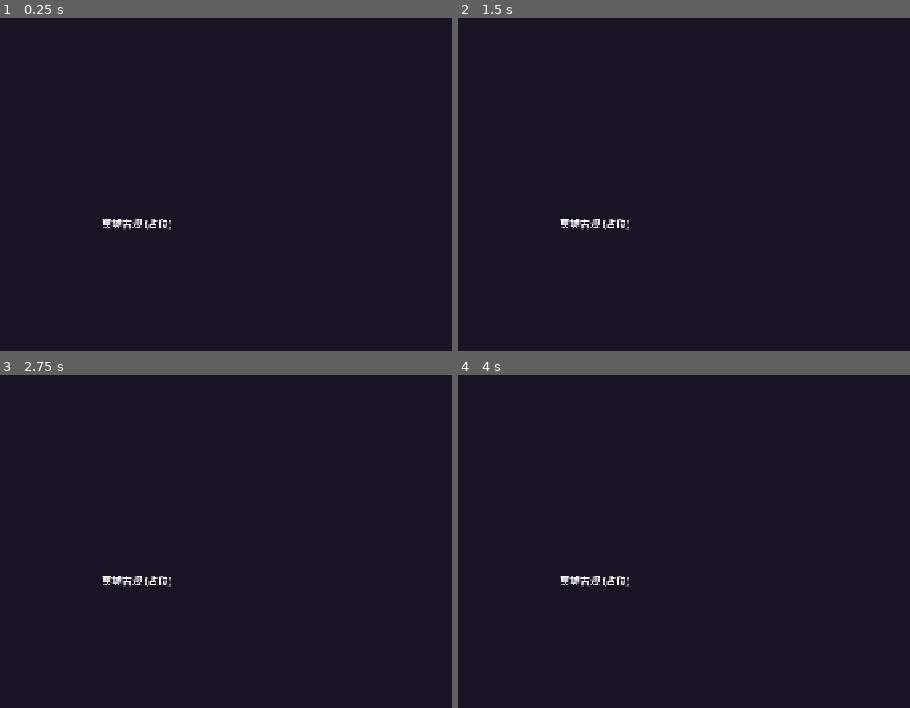
Above: before the commit, frames 1-4 (two rows, left to right).
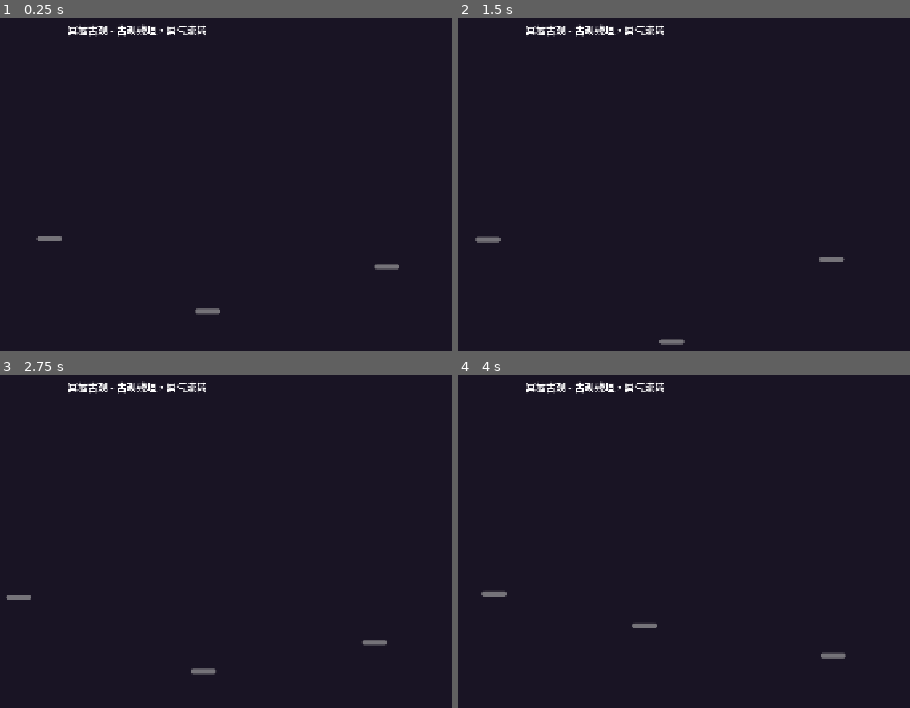
Above: after the commit, the same moments.

Repository: StarsPlanGame/Ethereia-Game
Game: Godot game, scene res://scenes/maps/NetherTemple.tscn
Same seed, same stepped clock (60 frames per second), same inputs: the game is played once before the commit and once after it. This scene is started directly instead of the project's main scene.
Inputs (mouse positions are in pixels of both pictures, inside the frame that each line leads up to):
- Up to frame 1 (0.25 s): no input
- Up to frame 2 (1.5 s): tap Enter at 0.5 s; move the mouse to (769, 207) at 0.52 s; hold D (move_right) 0.53-1.28 s; tap J (attack) at 0.6 s; click (769, 207) at 0.67 s; tap E (interact) at 0.8, 1.35 s; tap Space at 1.25 s; move the mouse to (outside the picture) at 1.27 s; hold S (move_down) from 1.28 s (still down)
- Up to frame 3 (2.75 s): tap J (attack) at 1.55, 2.1 s; move the mouse to (216, 488) at 2.02 s; release S (move_down) at 2.03 s; hold D (move_right) from 2.03 s (still down); tap E (interact) at 2.3 s
- Up to frame 4 (4 s): move the mouse to (552, 678) at 2.77 s; release D (move_right) at 2.78 s; hold W (move_up) 2.78-3.53 s; tap E (interact) at 2.85, 3.8 s; click (552, 678) at 2.92 s; tap J (attack) at 3.05 s; move the mouse to (833, 654) at 3.52 s; hold A (move_left) from 3.53 s (still down); hold Q (open_quest) from 3.53 s (still down)

The runs differ from the first frame. In frame 1, 1.1% of the frame differs, in the area x 7-89%, y 1-90%; in frame 2, 1.1%; in frame 3, 1.1%; in frame 4, 1.1%.

Commit message:
feat: 添加冥墟古观关卡内容与任务链
新增了两只敌方单位场景、冥墟古观地图场景，补充敌人与任务配置数据
实现剧情触发器系统与自动任务推进逻辑，添加互动传送点任务触发功能
完善存档系统的剧情标记存储，新增阶段5流程自检测试脚本
更新NPC对话文本与效果，添加壁画与祭台互动剧情

Diff:
--- a/data/dialogues.json
+++ b/data/dialogues.json
@@ -89,11 +89,12 @@
       {
         "id": "start",
         "speaker": "沈青萝",
-        "text": "灵草采到了，多谢你。这些灵石和丹药收下吧，对你修行有所助益。",
+        "text": "灵草采到了，多谢你。这些灵石和丹药收下吧，对你修行有所助益。近来山林妖兽频现，你若方便可去山林深处查探一番。",
         "next": "end",
         "effects": [
           { "type": "try_complete_quest", "quest_id": "quest_001" },
-          { "type": "remove_item", "id": "item_spirit_grass", "amount": 3 }
+          { "type": "remove_item", "id": "item_spirit_grass", "amount": 3 },
+          { "type": "start_quest", "quest_id": "quest_002" }
         ]
       },
       {
@@ -171,5 +172,58 @@
         "is_end": true
       }
     ]
+  },
+  "dlg_nether_temple_mural": {
+    "id": "dlg_nether_temple_mural",
+    "npc_id": "",
+    "condition": {
+      "type": "always"
+    },
+    "nodes": [
+      {
+        "id": "start",
+        "speaker": "（壁画）",
+        "text": "壁画斑驳褪色，描绘着一位身着玄袍的修士立于幽冥之中，手持一块玄色玉珏，似在沟通天地。画旁铭文依稀可辨：「冥天玉，通幽冥，感天地，启灵根。」",
+        "next": "end",
+        "effects": [
+          { "type": "set_story_flag", "key": "seen_mural", "value": true }
+        ]
+      },
+      {
+        "id": "end",
+        "speaker": "",
+        "text": "",
+        "is_end": true
+      }
+    ]
+  },
+  "dlg_nether_temple_altar": {
+    "id": "dlg_nether_temple_altar",
+    "npc_id": "",
+    "condition": {
+      "type": "always"
+    },
+    "nodes": [
+      {
+        "id": "start",
+        "speaker": "（祭台）",
+        "text": "祭台上残留着冥气流转的痕迹，似乎曾经供奉着某种神物。冥纹兽已被斩杀，冥气渐渐消散，露出了祭台深处的一丝微光。",
+        "next": "reflect",
+        "effects": []
+      },
+      {
+        "id": "reflect",
+        "speaker": "（内心）",
+        "text": "壁画所载冥天玉...莫非就在此处？冥纹兽既已伏诛，那微光之中或藏有机缘。",
+        "next": "end",
+        "effects": []
+      },
+      {
+        "id": "end",
+        "speaker": "",
+        "text": "",
+        "is_end": true
+      }
+    ]
   }
 }
--- a/data/enemies.json
+++ b/data/enemies.json
@@ -54,6 +54,7 @@
     "attack_range": 50,
     "attack_cooldown": 2.0,
     "is_boss": true,
+    "complete_quest_on_death": "quest_004",
     "sprite": "res://assets/sprites/enemies/nether_beast.png"
   }
 ]
--- a/data/quests.json
+++ b/data/quests.json
@@ -110,6 +110,7 @@
     "next_quest_id": "",
     "story_flags": { "entered_cultivation": true },
     "karma_effects": {},
-    "relationship_effects": {}
+    "relationship_effects": {},
+    "auto_complete": true
   }
 ]
--- /dev/null
+++ b/scenes/enemies/NetherBeast.tscn
@@ -0,0 +1,15 @@
+[gd_scene load_steps=2 format=3]
+
+[ext_resource type="PackedScene" path="res://scenes/enemies/EnemyBase.tscn" id="1_base"]
+
+[node name="NetherBeast" instance=ExtResource("1_base")]
+enemy_id = "enemy_nether_beast"
+death_flag = "boss_defeated"
+
+[node name="Sprite2D" parent="." index="0"]
+modulate = Color(0.2, 0.4, 0.7, 1)
+
+[node name="AI" parent="." index="5"]
+chase_range = 400.0
+attack_range = 50.0
+attack_cooldown = 2.0
--- /dev/null
+++ b/scenes/enemies/NetherWolf.tscn
@@ -0,0 +1,14 @@
+[gd_scene load_steps=2 format=3]
+
+[ext_resource type="PackedScene" path="res://scenes/enemies/EnemyBase.tscn" id="1_base"]
+
+[node name="NetherWolf" instance=ExtResource("1_base")]
+enemy_id = "enemy_mutant_wolf"
+
+[node name="Sprite2D" parent="." index="0"]
+modulate = Color(0.4, 0.3, 0.6, 1)
+
+[node name="AI" parent="." index="5"]
+chase_range = 250.0
+attack_range = 35.0
+attack_cooldown = 1.2
--- a/scenes/maps/NetherTemple.tscn
+++ b/scenes/maps/NetherTemple.tscn
@@ -1,10 +1,19 @@
-[gd_scene load_steps=4 format=3]
+[gd_scene load_steps=6 format=3]
 
 [ext_resource type="Script" path="res://scripts/core/EmptyMap.gd" id="1_map"]
 [ext_resource type="Script" path="res://scripts/interactables/TransferPoint.gd" id="2_tp"]
+[ext_resource type="Script" path="res://scripts/interactables/StoryTrigger.gd" id="3_story"]
+[ext_resource type="PackedScene" path="res://scenes/enemies/NetherWolf.tscn" id="4_nwolf"]
+[ext_resource type="PackedScene" path="res://scenes/enemies/NetherBeast.tscn" id="5_nbeast"]
 
 [sub_resource type="RectangleShape2D" id="RectangleShape2D_tp"]
 size = Vector2(40, 80)
+
+[sub_resource type="RectangleShape2D" id="RectangleShape2D_story"]
+size = Vector2(60, 80)
+
+[sub_resource type="RectangleShape2D" id="RectangleShape2D_auto"]
+size = Vector2(200, 200)
 
 [node name="NetherTemple" type="Node2D"]
 script = ExtResource("1_map")
@@ -16,11 +25,11 @@
 color = Color(0.1, 0.08, 0.14, 1)
 
 [node name="PlaceholderLabel" type="Label" parent="."]
-offset_left = 540.0
-offset_top = 320.0
-offset_right = 740.0
-offset_bottom = 380.0
-text = "冥墟古观 (占位)"
+offset_left = 440.0
+offset_top = 20.0
+offset_right = 840.0
+offset_bottom = 60.0
+text = "冥墟古观 - 古观残垣，冥气流转"
 horizontal_alignment = 1
 vertical_alignment = 1
 
@@ -41,3 +50,44 @@
 
 [node name="CollisionShape2D" type="CollisionShape2D" parent="TransferPoints/ToForest"]
 shape = SubResource("RectangleShape2D_tp")
+
+[node name="StoryTriggers" type="Node2D" parent="."]
+
+[node name="Mural" type="Area2D" parent="StoryTriggers"]
+position = Vector2(400, 200)
+collision_layer = 16
+collision_mask = 1
+script = ExtResource("3_story")
+trigger_id = "nether_temple_mural"
+trigger_type = 0
+dialogue_id = "dlg_nether_temple_mural"
+require_flag = "found_temple"
+prompt_text = "按 E 查看壁画"
+
+[node name="CollisionShape2D" type="CollisionShape2D" parent="StoryTriggers/Mural"]
+shape = SubResource("RectangleShape2D_story")
+
+[node name="Altar" type="Area2D" parent="StoryTriggers"]
+position = Vector2(1100, 200)
+collision_layer = 16
+collision_mask = 1
+script = ExtResource("3_story")
+trigger_id = "nether_temple_altar"
+trigger_type = 0
+dialogue_id = "dlg_nether_temple_altar"
+require_flag = "boss_defeated"
+prompt_text = "按 E 查看祭台"
+
+[node name="CollisionShape2D" type="CollisionShape2D" parent="StoryTriggers/Altar"]
+shape = SubResource("RectangleShape2D_story")
+
+[node name="Enemies" type="Node2D" parent="."]
+
+[node name="NetherWolf1" parent="Enemies" instance=ExtResource("4_nwolf")]
+position = Vector2(500, 400)
+
+[node name="NetherWolf2" parent="Enemies" instance=ExtResource("4_nwolf")]
+position = Vector2(750, 500)
+
+[node name="NetherBeast" parent="Enemies" instance=ExtResource("5_nbeast")]
+position = Vector2(1050, 450)
--- a/scripts/autoload/QuestManager.gd
+++ b/scripts/autoload/QuestManager.gd
@@ -134,6 +134,9 @@
 		_quest_states[quest_id]["state"] = State.READY_TO_COMPLETE
 		EventBus.quest_updated.emit(quest_id)
 		print("[Quest] 任务可交付: %s" % quest_id)
+		# 自动完成：无 rewards 的探索任务，或数据表标记 auto_complete 的任务
+		if q.get("rewards", []).is_empty() or q.get("auto_complete", false):
+			complete_quest(quest_id)
 
 func _grant_rewards(quest_id: String) -> void:
 	var q: Dictionary = DataManager.get_quest(quest_id)
@@ -151,6 +154,8 @@
 	if next_id != "" and _quest_states.has(next_id):
 		if _quest_states[next_id]["state"] == State.LOCKED:
 			_quest_states[next_id]["state"] = State.AVAILABLE
+			# 自动启动下一任务（探索任务链无需回 NPC 接取）
+			start_quest(next_id)
 
 func _apply_quest_side_effects(quest_id: String) -> void:
 	var q: Dictionary = DataManager.get_quest(quest_id)
--- a/scripts/autoload/SaveManager.gd
+++ b/scripts/autoload/SaveManager.gd
@@ -29,6 +29,7 @@
 	save_data["karma"] = KarmaManager.get_save_data()
 	save_data["relationships"] = RelationshipManager.get_save_data()
 	save_data["gathered_nodes"] = _gathered_nodes_data
+	save_data["story_triggered"] = _story_triggered_data
 
 	var path: String = SAVE_DIR + (SAVE_FILE_TEMPLATE % slot_id)
 	var file: FileAccess = FileAccess.open(path, FileAccess.WRITE)
@@ -69,6 +70,7 @@
 	KarmaManager.load_save_data(data.get("karma", {}))
 	RelationshipManager.load_save_data(data.get("relationships", {}))
 	_gathered_nodes_data = data.get("gathered_nodes", {})
+	_story_triggered_data = data.get("story_triggered", {})
 	# 玩家数据分发由 GameRoot 接收信号后处理
 	EventBus.game_loaded.emit(slot_id)
 	print("[SaveManager] 读档成功: %s" % path)
@@ -97,6 +99,22 @@
 func reset_gathered() -> void:
 	_gathered_nodes.clear()
 
+# ======== 剧情触发器状态（一次性触发防重复）========
+var _story_triggered: Dictionary = {}
+var _story_triggered_data: Dictionary:
+	get:
+		return _story_triggered
+
+func mark_story_triggered(trigger_id: String) -> void:
+	_story_triggered[trigger_id] = true
+
+func is_story_triggered(trigger_id: String) -> bool:
+	return _story_triggered.get(trigger_id, false)
+
+## 清空所有剧情触发记录（仅测试用）
+func reset_story_triggered() -> void:
+	_story_triggered.clear()
+
 # ======== 内部辅助 ========
 ## 通过 EventBus 请求玩家节点提供存档数据
 ## GameRoot 监听 game_saving 信号并 emit game_save_collected
--- a/scripts/enemies/EnemyBase.gd
+++ b/scripts/enemies/EnemyBase.gd
@@ -9,6 +9,7 @@
 
 # ======== 数据驱动属性（从 enemies.json 加载）========
 @export var enemy_id: String = ""        # 敌人数据 ID
+@export var death_flag: String = ""      # 死亡时设置的剧情标记（Boss 专用）
 var enemy_name: String = ""
 var max_hp: int = 30
 var current_hp: int = 30
@@ -17,6 +18,7 @@
 var move_speed: float = 100.0
 var exp_reward: int = 5
 var is_boss: bool = false
+var complete_quest_on_death: String = ""  # 死亡时自动完成的任务 ID
 
 # ======== 内部状态 ========
 var is_dead: bool = false
@@ -77,6 +79,7 @@
 	move_speed = data.get("move_speed", 100)
 	exp_reward = data.get("exp", 5)
 	is_boss = data.get("is_boss", false)
+	complete_quest_on_death = data.get("complete_quest_on_death", "")
 
 # ======== 受击接口 ========
 func take_damage(dmg: int) -> void:
@@ -111,6 +114,12 @@
 		drop_component.drop_loot()
 	# 通知任务系统
 	EventBus.enemy_killed.emit(enemy_id)
+	# Boss 死亡设置剧情标记
+	if death_flag != "":
+		GameState.set_story_flag(death_flag, true)
+	# Boss 死亡自动完成任务（如 quest_004）
+	if complete_quest_on_death != "":
+		QuestManager.complete_quest(complete_quest_on_death)
 	# 隐藏 HitBox/HurtBox 避免死后触发
 	if hitbox != null:
 		hitbox.monitoring = false
--- /dev/null
+++ b/scripts/interactables/StoryTrigger.gd
@@ -0,0 +1,142 @@
+##======================================================
+## StoryTrigger.gd - 剧情触发器
+## 挂载：Area2D（位于地图场景的 StoryTriggers 节点下）
+## 职责：玩家交互时触发剧情对话 / 给予道具 / 设置剧情标记 / 解锁任务
+## 关联文档：02_TDD_TECHNICAL_DESIGN.md §4.6 / 05_SYSTEM_DESIGN.md §10
+##
+## 触发类型：
+##   - "dialogue"：启动指定对话
+##   - "give_item"：直接给予道具（配合 collect_item / obtain_item 任务）
+##   - "set_flag"：设置 story_flag
+##   - "complete_quest"：强制完成任务（用于剧情必经节点）
+##   - "composite"：按顺序触发 effects 列表中的全部效果
+##
+## 一次性触发：触发后自动禁用并隐藏，配合 story_flag 防重复
+##======================================================
+extends Area2D
+class_name StoryTrigger
+
+# ======== 触发类型枚举 ========
+enum TriggerType {
+	DIALOGUE,      # 启动对话
+	GIVE_ITEM,     # 给予道具
+	SET_FLAG,      # 设置剧情标记
+	START_QUEST,   # 启动任务
+	COMPLETE_QUEST,# 强制完成任务
+	COMPOSITE      # 复合效果
+}
+
+# ======== 导出参数 ========
+@export var trigger_id: String = ""                       # 全局唯一 ID（防重复触发，存档用）
+@export var trigger_type: TriggerType = TriggerType.DIALOGUE
+@export var dialogue_id: String = ""                      # DIALOGUE 类型用
+@export var item_id: String = ""                          # GIVE_ITEM 类型用
+@export var item_amount: int = 1                          # GIVE_ITEM 类型用
+@export var flag_key: String = ""                         # SET_FLAG 类型用
+@export var flag_value: bool = true                       # SET_FLAG 类型用
+@export var quest_id: String = ""                         # START_QUEST / COMPLETE_QUEST 用
+@export var also_start_quest: String = ""                 # COMPLETE_QUEST 后自动启动此任务
+@export var effects: Array = []                           # COMPOSITE 类型用，效果列表
+@export var one_shot: bool = true                         # 是否一次性触发
+@export var require_flag: String = ""                     # 需要的剧情标记（空则无条件）
+@export var require_flag_value: bool = true               # 需要的剧情标记值
+@export var prompt_text: String = "按 E 查看"
+@export var auto_trigger: bool = false                    # 自动触发（玩家进入区域即触发，无需 E）
+
+# ======== 内部状态 ========
+var _triggered: bool = false
+
+func _ready() -> void:
+	collision_layer = 16  # layer 5 = interactable
+	collision_mask = 1    # layer 1 = player
+	# 已触发过则隐藏
+	if trigger_id != "" and SaveManager.is_story_triggered(trigger_id):
+		_triggered = true
+		visible = false
+		monitoring = false
+		return
+	# 自动触发模式：监听 body 进入
+	if auto_trigger:
+		body_entered.connect(_on_body_entered)
+
+func _on_body_entered(body: Node) -> void:
+	if not body.is_in_group("player"):
+		return
+	interact(body)
+
+## 玩家交互入口（由 PlayerInteraction 调用）
+func interact(_player: Node) -> void:
+	if _triggered:
+		return
+	# 检查前置剧情标记
+	if require_flag != "" and GameState.get_story_flag(require_flag) != require_flag_value:
+		EventBus.notification_shown.emit("此刻似乎还无法触发...")
+		return
+	_triggered = true
+	# 标记存档
+	if trigger_id != "":
+		SaveManager.mark_story_triggered(trigger_id)
+	# 按类型触发效果
+	_apply_trigger()
+	# 一次性触发后禁用
+	if one_shot:
+		visible = false
+		monitoring = false
+
+## 应用触发效果
+func _apply_trigger() -> void:
+	match trigger_type:
+		TriggerType.DIALOGUE:
+			if dialogue_id != "":
+				DialogueManager.start_dialogue(dialogue_id)
+		TriggerType.GIVE_ITEM:
+			if item_id != "":
+				InventorySystem.add_item(item_id, item_amount)
+				var item_name: String = DataManager.get_item(item_id).get("name", item_id)
+				EventBus.notification_shown.emit("获得 %s × %d" % [item_name, item_amount])
+		TriggerType.SET_FLAG:
+			if flag_key != "":
+				GameState.set_story_flag(flag_key, flag_value)
+		TriggerType.START_QUEST:
+			if quest_id != "":
+				QuestManager.start_quest(quest_id)
+		TriggerType.COMPLETE_QUEST:
+			if quest_id != "":
+				QuestManager.complete_quest(quest_id)
+			# 完成后自动启动下一任务
+			if also_start_quest != "":
+				QuestManager.start_quest(also_start_quest)
+		TriggerType.COMPOSITE:
+			_apply_effects(effects)
+		_:
+			push_warning("[StoryTrigger] 未知触发类型: %d" % trigger_type)
+
+## 应用效果列表（与 DialogueManager 效果格式兼容）
+func _apply_effects(effect_list: Array) -> void:
+	for effect in effect_list:
+		if not effect is Dictionary:
+			continue
+		var effect_type: String = effect.get("type", "")
+		match effect_type:
+			"start_quest":
+				QuestManager.start_quest(effect.get("quest_id", ""))
+			"complete_quest":
+				QuestManager.complete_quest(effect.get("quest_id", ""))
+			"try_complete_quest":
+				QuestManager.try_complete_quest(effect.get("quest_id", ""))
+			"add_item":
+				InventorySystem.add_item(effect.get("id", ""), effect.get("amount", 1))
+			"remove_item":
+				InventorySystem.remove_item(effect.get("id", ""), effect.get("amount", 1))
+			"set_story_flag":
+				GameState.set_story_flag(effect.get("key", ""), effect.get("value", true))
+			"add_karma":
+				KarmaManager.add_karma(effect.get("key", ""), effect.get("amount", 1))
+			"change_relationship":
+				RelationshipManager.change_relationship(effect.get("npc_id", ""), effect.get("amount", 0))
+			"start_dialogue":
+				DialogueManager.start_dialogue(effect.get("dialogue_id", ""))
+			"unlock_cultivation":
+				GameState.set_story_flag("has_nether_jade", true)
+			_:
+				push_warning("[StoryTrigger] 未知效果类型: %s" % effect_type)
--- a/scripts/interactables/TransferPoint.gd
+++ b/scripts/interactables/TransferPoint.gd
@@ -1,7 +1,7 @@
 ##======================================================
 ## TransferPoint.gd - 场景传送点
 ## 挂载：Area2D（位于地图场景的 TransferPoints 节点下）
-## 职责：玩家触碰时通过 SceneLoader 切换到目标场景
+## 职责：玩家触碰时通过 SceneLoader 切换到目标场景，并发射 area_entered 信号推进任务
 ## 关联文档：02_TDD_TECHNICAL_DESIGN.md §4.4 / 05_SYSTEM_DESIGN.md §7
 ##======================================================
 extends Area2D
@@ -25,4 +25,6 @@
 	# 单向传送点：触发后禁用
 	if is_one_way:
 		monitoring = false
+	# 发射进入区域信号，推进 enter_area 类任务目标
+	EventBus.area_entered.emit(target_scene_id)
 	SceneLoader.change_scene(target_scene_id, target_spawn_id)
--- /dev/null
+++ b/scripts/tests/Stage5SelfCheck.gd
@@ -0,0 +1,153 @@
+##======================================================
+## Stage5SelfCheck.gd - 阶段 5 冥墟古观流程自检
+## 运行：godot --headless --script res://scripts/tests/Stage5SelfCheck.gd
+## 验证：任务链推进、Boss 死亡 flag、StoryTrigger 条件、掉落冥天玉
+##======================================================
+extends SceneTree
+
+func _initialize() -> void:
+	# 创建测试运行节点并加入 root，在其 _ready 中执行测试
+	# 这样能确保所有 autoload 的 _ready 已完成
+	var runner: Node = TestRunner.new()
+	root.add_child(runner)
+
+# ======== 测试运行器（作为 root 子节点，_ready 时 autoload 已就绪）========
+class TestRunner extends Node:
+	var _passed: int = 0
+	var _failed: int = 0
+
+	var QuestManager: Node
+	var GameState: Node
+	var EventBus: Node
+	var DataManager: Node
+	var InventorySystem: Node
+
+	func _ready() -> void:
+		QuestManager = get_node("/root/QuestManager")
+		GameState = get_node("/root/GameState")
+		EventBus = get_node("/root/EventBus")
+		DataManager = get_node("/root/DataManager")
+		InventorySystem = get_node("/root/InventorySystem")
+		print("========== 阶段 5 自检开始 ==========")
+		_test_quest_chain_exploration()
+		_test_boss_death_flags()
+		_test_story_trigger_conditions()
+		_test_dialogue_data_integrity()
+		_test_enemy_data_integrity()
+		_print_summary()
+		get_tree().quit()
+
+	# ======== 测试：探索任务链自动推进 ========
+	func _test_quest_chain_exploration() -> void:
+		print("\n[测试] 探索任务链自动推进 (quest_002 -> quest_003 -> quest_004)")
+		# 重置任务状态
+		QuestManager._initialize_quest_states()
+		# 模拟 quest_001 完成（触发 quest_002 auto start）
+		QuestManager.complete_quest("quest_001")
+		_assert_eq(QuestManager.get_quest_state("quest_002"), "active", "quest_001 完成后 quest_002 应自动开始")
+		# 模拟玩家进入青石山林
+		EventBus.area_entered.emit("qing_shi_forest")
+		_assert_eq(QuestManager.get_quest_state("quest_002"), "completed", "进入山林后 quest_002 应自动完成")
+		_assert_eq(GameState.get_story_flag("heard_forest_warning"), true, "quest_002 完成应设置 heard_forest_warning")
+		_assert_eq(QuestManager.get_quest_state("quest_003"), "active", "quest_002 完成后 quest_003 应自动开始")
+		# 模拟玩家进入冥墟古观
+		EventBus.area_entered.emit("nether_temple")
+		_assert_eq(QuestManager.get_quest_state("quest_003"), "completed", "进入古观后 quest_003 应自动完成")
+		_assert_eq(GameState.get_story_flag("found_temple"), true, "quest_003 完成应设置 found_temple")
+		_assert_eq(QuestManager.get_quest_state("quest_004"), "active", "quest_003 完成后 quest_004 应自动开始")
+
+	# ======== 测试：Boss 死亡设置标记 + 完成任务 ========
+	func _test_boss_death_flags() -> void:
+		print("\n[测试] Boss 死亡标记与任务完成 (quest_004)")
+		# 重置并推进到 quest_004 active
+		QuestManager._initialize_quest_states()
+		GameState.set_story_flag("found_temple", false)
+		GameState.set_story_flag("boss_defeated", false)
+		GameState.set_story_flag("has_nether_jade", false)
+		QuestManager.complete_quest("quest_001")
+		EventBus.area_entered.emit("qing_shi_forest")
+		EventBus.area_entered.emit("nether_temple")
+		_assert_eq(QuestManager.get_quest_state("quest_004"), "active", "前置：quest_004 应已自动开始")
+		# 模拟 Boss 死亡：先掉落冥天玉（推进 quest_004 目标）
+		InventorySystem.add_item("item_nether_jade", 1)
+		_assert_eq(QuestManager.get_quest_state("quest_004"), "ready_to_complete", "获得冥天玉后 quest_004 应可交付")
+		# 模拟 EnemyBase.die() 中的逻辑：设置 boss_defeated + complete_quest
+		GameState.set_story_flag("boss_defeated", true)
+		QuestManager.complete_quest("quest_004")
+		_assert_eq(QuestManager.get_quest_state("quest_004"), "completed", "Boss 死亡后 quest_004 应完成")
+		_assert_eq(GameState.get_story_flag("boss_defeated"), true, "应设置 boss_defeated 标记")
+		_assert_eq(GameState.get_story_flag("has_nether_jade"), true, "quest_004 完成应设置 has_nether_jade")
+		# quest_005 应自动开始
+		_assert_eq(QuestManager.get_quest_state("quest_005"), "active", "quest_004 完成后 quest_005 应自动开始")
+
+	# ======== 测试：StoryTrigger 触发条件 ========
+	func _test_story_trigger_conditions() -> void:
+		print("\n[测试] StoryTrigger 触发条件（壁画/祭台）")
+		# 壁画需要 found_temple
+		GameState.set_story_flag("found_temple", false)
+		_assert_eq(GameState.get_story_flag("found_temple"), false, "前置：found_temple 应为 false")
+		GameState.set_story_flag("found_temple", true)
+		_assert_eq(GameState.get_story_flag("found_temple"), true, "设置 found_temple 后应为 true")
+		# 祭台需要 boss_defeated
+		GameState.set_story_flag("boss_defeated", false)
+		_assert_eq(GameState.get_story_flag("boss_defeated"), false, "前置：boss_defeated 应为 false")
+		GameState.set_story_flag("boss_defeated", true)
+		_assert_eq(GameState.get_story_flag("boss_defeated"), true, "设置 boss_defeated 后应为 true")
+		# 验证对话数据存在
+		_assert_eq(not DataManager.get_dialogue("dlg_nether_temple_mural").is_empty(), true, "壁画对话数据应存在")
+		_assert_eq(not DataManager.get_dialogue("dlg_nether_temple_altar").is_empty(), true, "祭台对话数据应存在")
+
+	# ======== 测试：对话数据完整性 ========
+	func _test_dialogue_data_integrity() -> void:
+		print("\n[测试] 对话数据完整性")
+		var mural: Dictionary = DataManager.get_dialogue("dlg_nether_temple_mural")
+		_assert_eq(mural.get("id", ""), "dlg_nether_temple_mural", "壁画对话 ID 应正确")
+		var mural_nodes: Array = mural.get("nodes", [])
+		_assert_eq(mural_nodes.size() >= 2, true, "壁画对话应至少有 start/end 节点")
+		# 验证壁画对话有 set_story_flag 效果
+		var has_flag_effect: bool = false
+		for n in mural_nodes:
+			for effect in n.get("effects", []):
+				if effect.get("type") == "set_story_flag" and effect.get("key") == "seen_mural":
+					has_flag_effect = true
+		_assert_eq(has_flag_effect, true, "壁画对话应设置 seen_mural 标记")
+		# 祭台对话
+		var altar: Dictionary = DataManager.get_dialogue("dlg_nether_temple_altar")
+		var altar_nodes: Array = altar.get("nodes", [])
+		_assert_eq(altar_nodes.size() >= 2, true, "祭台对话应至少有 start/reflect 节点")
+
+	# ======== 测试：敌人数据完整性 ========
+	func _test_enemy_data_integrity() -> void:
+		print("\n[测试] 敌人数据完整性")
+		var wolf: Dictionary = DataManager.get_enemy("enemy_mutant_wolf")
+		_assert_eq(not wolf.is_empty(), true, "异化山狼数据应存在")
+		_assert_eq(wolf.get("is_boss", false), false, "异化山狼不应是 Boss")
+		var beast: Dictionary = DataManager.get_enemy("enemy_nether_beast")
+		_assert_eq(not beast.is_empty(), true, "冥纹兽数据应存在")
+		_assert_eq(beast.get("is_boss", false), true, "冥纹兽应是 Boss")
+		_assert_eq(beast.get("complete_quest_on_death", ""), "quest_004", "冥纹兽死亡应完成 quest_004")
+		# 验证掉落冥天玉
+		var drops: Array = beast.get("drops", [])
+		var has_jade_drop: bool = false
+		for drop in drops:
+			if drop.get("item_id") == "item_nether_jade":
+				has_jade_drop = true
+		_assert_eq(has_jade_drop, true, "冥纹兽应掉落冥天玉")
+
+	# ======== 断言辅助 ========
+	func _assert_eq(actual, expected, msg: String) -> void:
+		if actual == expected:
+			_passed += 1
+			print("  [PASS] %s" % msg)
+		else:
+			_failed += 1
+			print("  [FAIL] %s (期望: %s, 实际: %s)" % [msg, str(expected), str(actual)])
+
+	func _print_summary() -> void:
+		print("\n========== 自检结果 ==========")
+		print("通过: %d  失败: %d" % [_passed, _failed])
+		if _failed == 0:
+			print("阶段 5 自检全部通过！")
+		else:
+			print("存在失败项，请检查！")
+		print("==============================")
